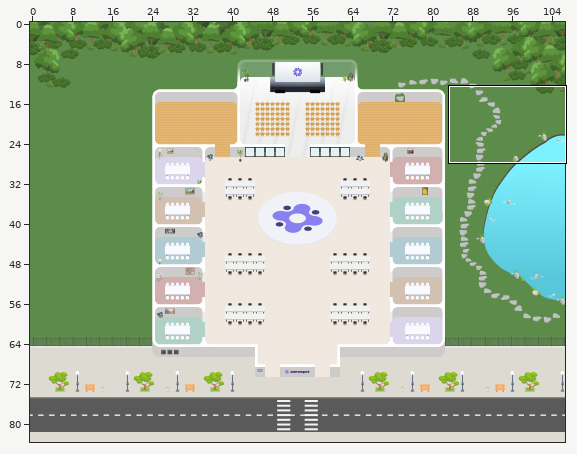
Level history. Tiled map (JSON): 2026-new-Jland/new-jland-2026.tmj. The first picture is a wide view before the edit; the outline marks the close-up.
Close-up. Before the edit:
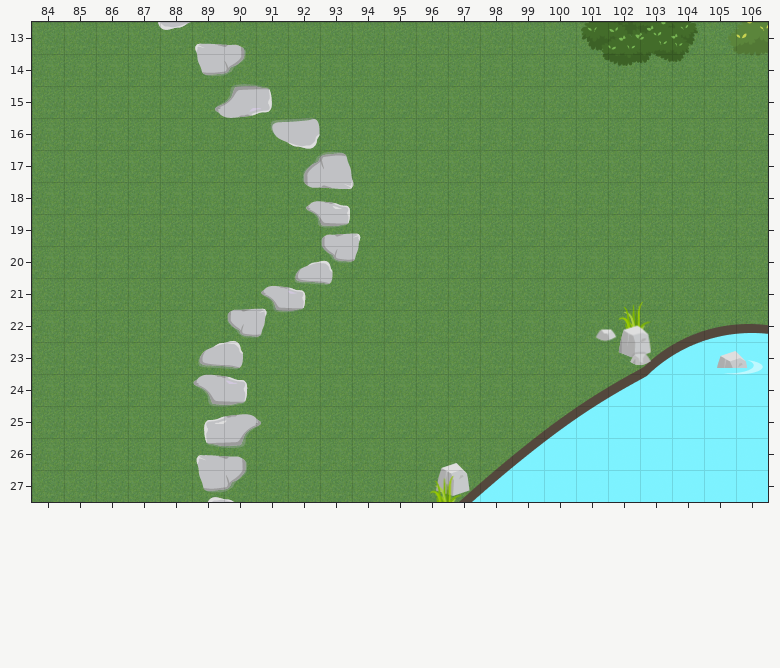
Cells are 32x32 px. Shown: x 84..106, y 13..27. The commit also changed other parts of the map, which this record leaves out. Tiles whose own drawing changed are shown in their newer look in all pictures.
New version:
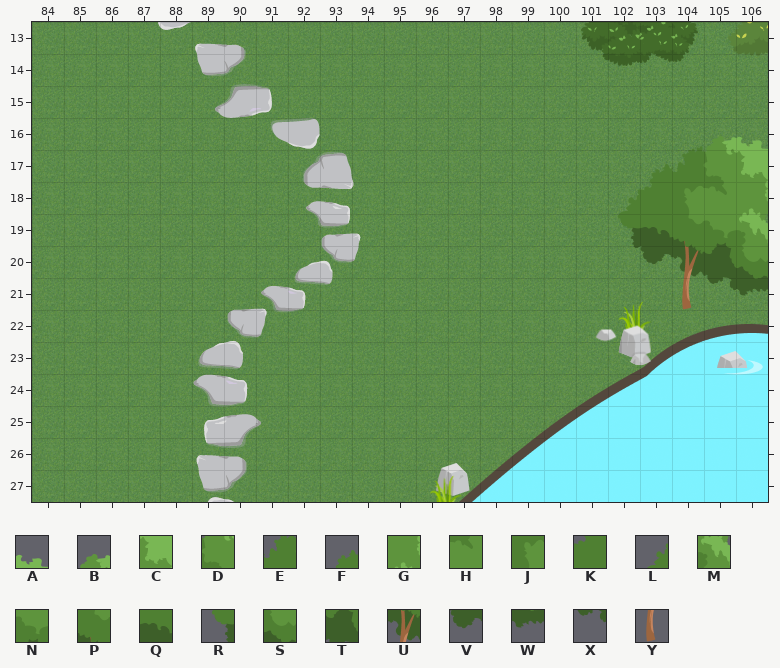
Key: from "Misc": A 70 flipped left-right, B 71 flipped left-right, C 110 flipped left-right, D 111 flipped left-right, E 112 flipped left-right, F 113 flipped left-right, G 150 flipped left-right, H 151 flipped left-right, J 152 flipped left-right, K 153 flipped left-right, L 154 flipped left-right, M 190 flipped left-right, N 191 flipped left-right, P 192 flipped left-right, Q 193 flipped left-right, R 194 flipped left-right, S 230 flipped left-right, T 231 flipped left-right, U 232 flipped left-right, V 233 flipped left-right, W 270 flipped left-right, X 271 flipped left-right, Y 272 flipped left-right.
_ is an empty cell.
Change:
Layer "Misc Down":
y 21: x 104..105 __ -> YX
Layer "Misc up":
y 16: x 105..106 __ -> BA
y 17: x 103..106 ____ -> FEDC
y 18: x 102..106 _____ -> LKJHG
y 19: x 102..106 _____ -> RQPNM
y 20: x 103..106 ____ -> VUTS
y 21: x 105..106 __ -> XW
Pixel boxes of the changes (left, top, right, bottom) in both close-ups:
added: (618, 136, 768, 310)
